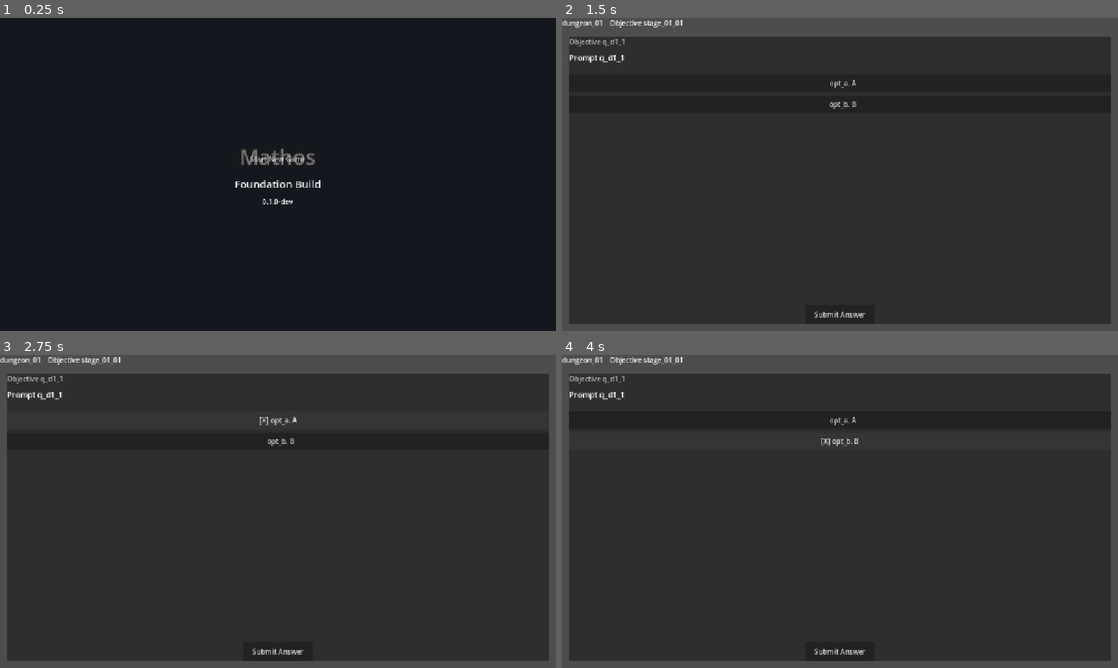
Above: before the commit, frames 1-4 (two rows, left to right).
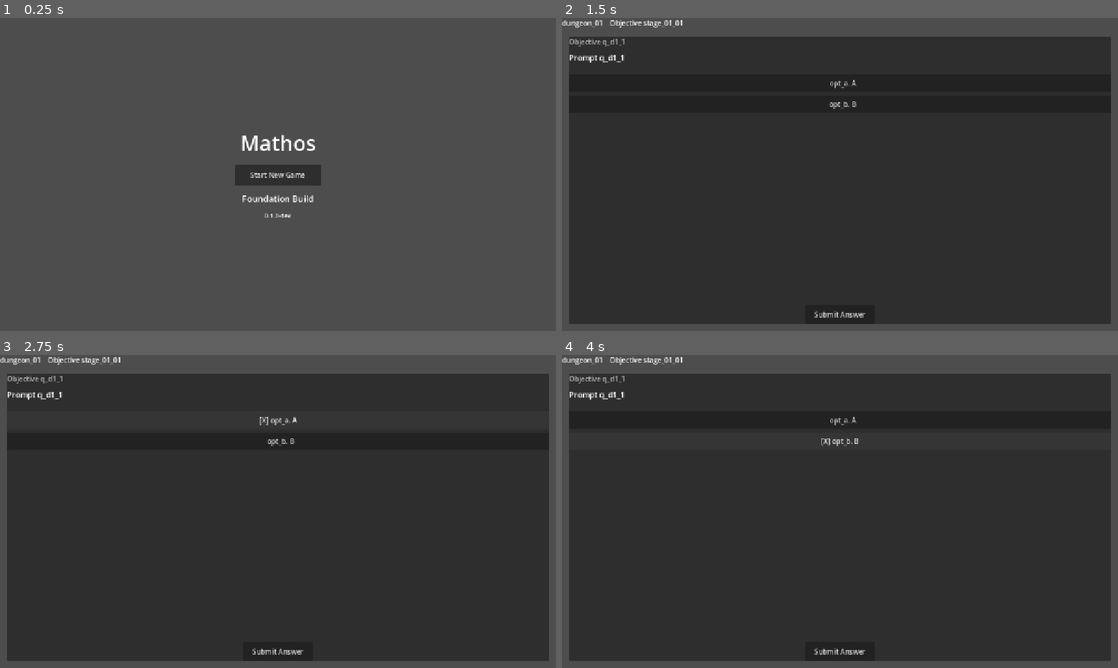
Above: after the commit, the same moments.

Repository: vanthanhcampus57-dev/Mathos
Game: Godot game, scene res://src/app/app_root.tscn
The game is run twice, just before and just after one commit, with the same random seed, the same clock (stepped at 60 frames per second) and the same inputs.
Inputs:
- Up to frame 1 (0.25 s): no input
- Up to frame 2 (1.5 s): click "Start New Game" at 0.5 s; click "Start Puzzle" at 1.25 s
- Up to frame 3 (2.75 s): click "opt_a. A" at 2 s
- Up to frame 4 (4 s): click "[X] opt_a. A" at 2.75 s; click "opt_b. B" at 3.5 s

The runs differ from the first frame. In frame 1, 100% of the frame differs, in the area x 0-100%, y 0-100%; in frame 2, less than 0.1%; in frame 3, less than 0.1%; in frame 4, less than 0.1%.

Commit message:
fix(pres): organize entry UI in single VBoxContainer to prevent text/button overlap

Diff:
--- a/src/app/app_root.gd
+++ b/src/app/app_root.gd
@@ -184,6 +184,8 @@
 			_presentation_shell.connect("feedback_host_ready", _on_feedback_host_ready)
 		if _presentation_shell.has_signal("stage_continue_requested") and not _presentation_shell.is_connected("stage_continue_requested", _on_stage_continue_requested):
 			_presentation_shell.connect("stage_continue_requested", _on_stage_continue_requested)
+		if _bootstrap_ui != null:
+			_bootstrap_ui.visible = false
 
 func refresh_continue_availability() -> void:
 	var has_save: bool = false
--- a/src/ui/stage/stage_presentation_shell.tscn
+++ b/src/ui/stage/stage_presentation_shell.tscn
@@ -58,24 +58,45 @@
 anchor_top = 0.5
 anchor_right = 0.5
 anchor_bottom = 0.5
-offset_left = -100.0
-offset_top = -60.0
-offset_right = 100.0
-offset_bottom = 60.0
+offset_left = -150.0
+offset_top = -140.0
+offset_right = 150.0
+offset_bottom = 140.0
 grow_horizontal = 2
 grow_vertical = 2
-theme_override_constants/separation = 12
+theme_override_constants/separation = 16
+alignment = 1
+
+[node name="TitleLabel" type="Label" parent="VBoxContainer/MainBody/StartGameContainer/VBoxContainer"]
+layout_mode = 2
+theme_override_font_sizes/font_size = 48
+text = "Mathos"
+horizontal_alignment = 1
 
 [node name="ContinueButton" type="Button" parent="VBoxContainer/MainBody/StartGameContainer/VBoxContainer"]
 visible = false
 custom_minimum_size = Vector2(200, 48)
 layout_mode = 2
+size_flags_horizontal = 4
 text = "Continue"
 
 [node name="NewGameButton" type="Button" parent="VBoxContainer/MainBody/StartGameContainer/VBoxContainer"]
 custom_minimum_size = Vector2(200, 48)
 layout_mode = 2
+size_flags_horizontal = 4
 text = "Start New Game"
+
+[node name="SubtitleLabel" type="Label" parent="VBoxContainer/MainBody/StartGameContainer/VBoxContainer"]
+layout_mode = 2
+theme_override_font_sizes/font_size = 20
+text = "Foundation Build"
+horizontal_alignment = 1
+
+[node name="VersionLabel" type="Label" parent="VBoxContainer/MainBody/StartGameContainer/VBoxContainer"]
+layout_mode = 2
+theme_override_font_sizes/font_size = 14
+text = "0.1.0-dev"
+horizontal_alignment = 1
 
 [node name="LessonPanel" parent="VBoxContainer/MainBody" instance=ExtResource("2_lesson")]
 layout_mode = 2
--- a/tests/test_runner.gd
+++ b/tests/test_runner.gd
@@ -113,5 +113,5 @@
 		"GameFlow Vertical Slice": return 12
 		"AppRoot Integration": return 16
 		"Question Presentation (B.1)": return 14
-		"Presentation Shell (B.2)": return 13
+		"Presentation Shell (B.2)": return 14
 		_: return 1
--- a/tests/unit/presentation/lesson/test_stage_presentation_shell.gd
+++ b/tests/unit/presentation/lesson/test_stage_presentation_shell.gd
@@ -10,6 +10,7 @@
 	all_ok = test_models_neutral_data() and all_ok
 	all_ok = test_shell_instantiation_and_nodes_exist(tree) and all_ok
 	all_ok = test_start_new_game_entry_presentation(tree) and all_ok
+	all_ok = test_entry_layout_non_overlapping_controls(tree) and all_ok
 	all_ok = test_entry_mode_does_not_expose_restored_header(tree) and all_ok
 	all_ok = test_stage_title_and_context(tree) and all_ok
 	all_ok = test_lesson_panel_pagination_and_continue(tree) and all_ok
@@ -119,6 +120,40 @@
 	print("[PRES-SHELL-002] PASS")
 	return true
 
+static func test_entry_layout_non_overlapping_controls(tree: SceneTree = null) -> bool:
+	var scene: PackedScene = load("res://src/ui/stage/stage_presentation_shell.tscn")
+	var shell: StagePresentationShell = scene.instantiate() as StagePresentationShell
+	_add_node_to_tree(shell, tree)
+
+	shell.set_view_mode(StagePresentationShell.ViewMode.MODE_ENTRY)
+	shell.set_continue_available(true)
+
+	var cont_btn: Button = shell._get_continue_game_button()
+	var new_btn: Button = shell._get_new_game_button()
+
+	if cont_btn == null or not cont_btn.visible:
+		_remove_node_from_tree(shell)
+		return _fail("PRES-LAYOUT-001", "ContinueButton is not visible when enabled")
+
+	if new_btn == null or not new_btn.visible:
+		_remove_node_from_tree(shell)
+		return _fail("PRES-LAYOUT-001", "NewGameButton is not visible in MODE_ENTRY")
+
+	var cont_parent: Node = cont_btn.get_parent()
+	var new_parent: Node = new_btn.get_parent()
+
+	if cont_parent == null or cont_parent != new_parent or not (cont_parent is VBoxContainer):
+		_remove_node_from_tree(shell)
+		return _fail("PRES-LAYOUT-001", "ContinueButton and NewGameButton do not share a common VBoxContainer layout")
+
+	if cont_btn.get_index() >= new_btn.get_index():
+		_remove_node_from_tree(shell)
+		return _fail("PRES-LAYOUT-001", "ContinueButton index is not above NewGameButton in VBoxContainer")
+
+	_remove_node_from_tree(shell)
+	print("[PRES-LAYOUT-001] PASS")
+	return true
+
 static func test_entry_mode_does_not_expose_restored_header(tree: SceneTree = null) -> bool:
 	var scene: PackedScene = load("res://src/ui/stage/stage_presentation_shell.tscn")
 	var shell: StagePresentationShell = scene.instantiate() as StagePresentationShell
